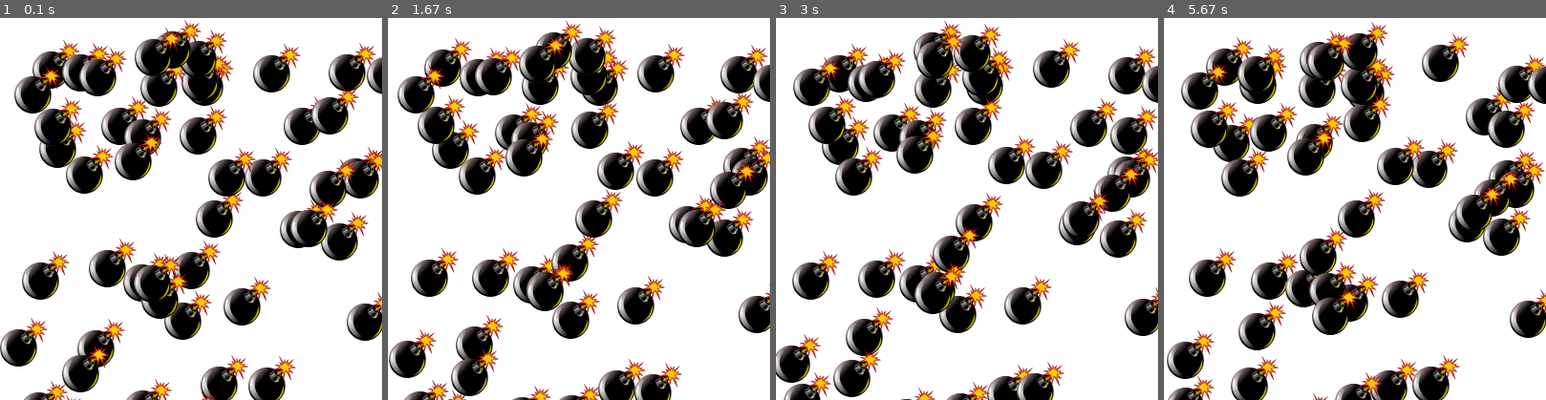
Above: before the commit, frames 1-4 (left to right).
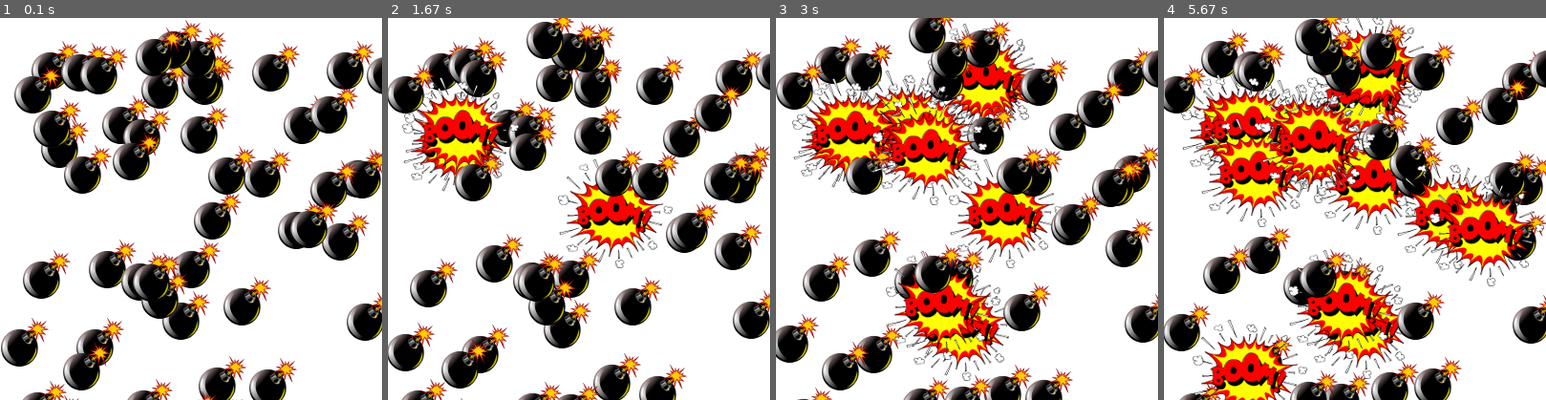
Above: after the commit, the same moments.

Repository: anatolyev/Pygame5
Game: pygame game, started from main.py
Two runs of this game, one before a commit and one after it. Both use one fixed random seed, a clock stepped at 60 frames per second and the inputs below.
Inputs (mouse positions are in pixels of both pictures, inside the frame that each line leads up to):
- Up to frame 1 (0.1 s): no input
- Up to frame 2 (1.67 s): click (601, 216) at 0.38 s; click (579, 231) at 0.72 s; click (460, 151) at 1.05 s; click (716, 342) at 1.38 s
- Up to frame 3 (3 s): click (974, 79) at 1.72 s; click (947, 308) at 2.05 s; click (955, 144) at 2.38 s; click (913, 128) at 2.72 s
- Up to frame 4 (5.67 s): click (1454, 174) at 3.05 s; click (1473, 201) at 3.38 s; click (1435, 140) at 3.72 s; click (1244, 132) at 4.05 s; click (1370, 193) at 4.38 s; click (1244, 186) at 4.72 s; click (1297, 319) at 5.05 s; click (1240, 350) at 5.38 s

The runs differ from the first frame. In frame 1, 15% of the frame differs, in the area x 0-100%, y 0-100%; in frame 2, 38%; in frame 3, 48%; in frame 4, 54%.

Commit message:
Добавлены взрывы бомб. Сделано так, чтобы взрывы были по центру

Diff:
--- a/main.py
+++ b/main.py
@@ -26,6 +26,7 @@
 
 class Bomb(pygame.sprite.Sprite):
     image = load_image("bomb.png")
+    image_bang = load_image("bang.png")
     def __init__(self, group):
         super().__init__(group)
         self.image = Bomb.image
@@ -33,15 +34,19 @@
         self.rect.x = randrange(width)
         self.rect.y = randrange(height)
 
-    def update(self):
+    def update(self, *args):
         self.rect = self.rect.move(randrange(3) - 1, randrange(3) - 1)
+        if args and args[0].type == pygame.MOUSEBUTTONDOWN and self.rect.collidepoint(args[0].pos):
+            self.image = self.image_bang
+            # будем выводить взрыв по центру курсора:
+            self.rect.x -= self.image_bang.get_height()//4
+            self.rect.y -= self.image_bang.get_width()//4
 
 
 def main():
     clock = pygame.time.Clock()
     pygame.display.set_caption('Спрайты')
     all_sprites = pygame.sprite.Group()
-    image = load_image("bomb.png")
     for _ in range(50):
         Bomb(all_sprites)
     running = True
@@ -52,9 +57,8 @@
             # при закрытии окна
             if event.type == pygame.QUIT:
                 running = False
-            # if event.type == pygame.MOUSEBUTTONDOWN:
-            #     screen.blit(image, (event.pos[0] - image.get_width()//2,
-            #                         event.pos[1] - image.get_height()//2))
+            if event.type == pygame.MOUSEBUTTONDOWN:
+                all_sprites.update(event)
         # отрисовка и изменение свойств объектов
         screen.fill("white")
         all_sprites.draw(screen)
Binary file added: images/bang.png
